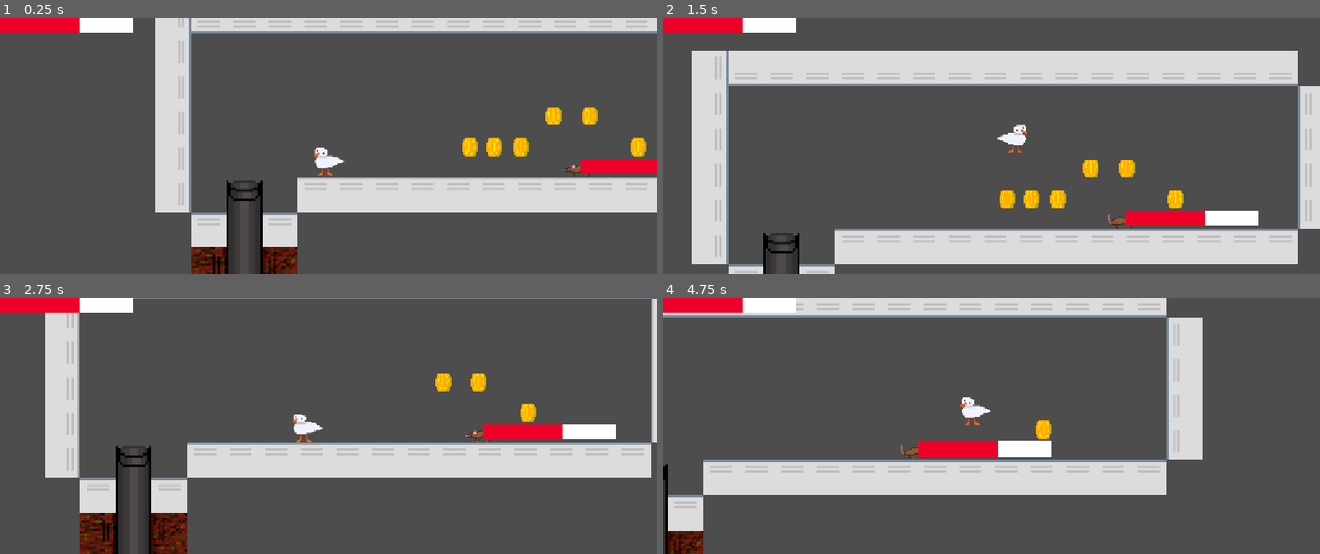
Above: before the commit, frames 1-4 (two rows, left to right).
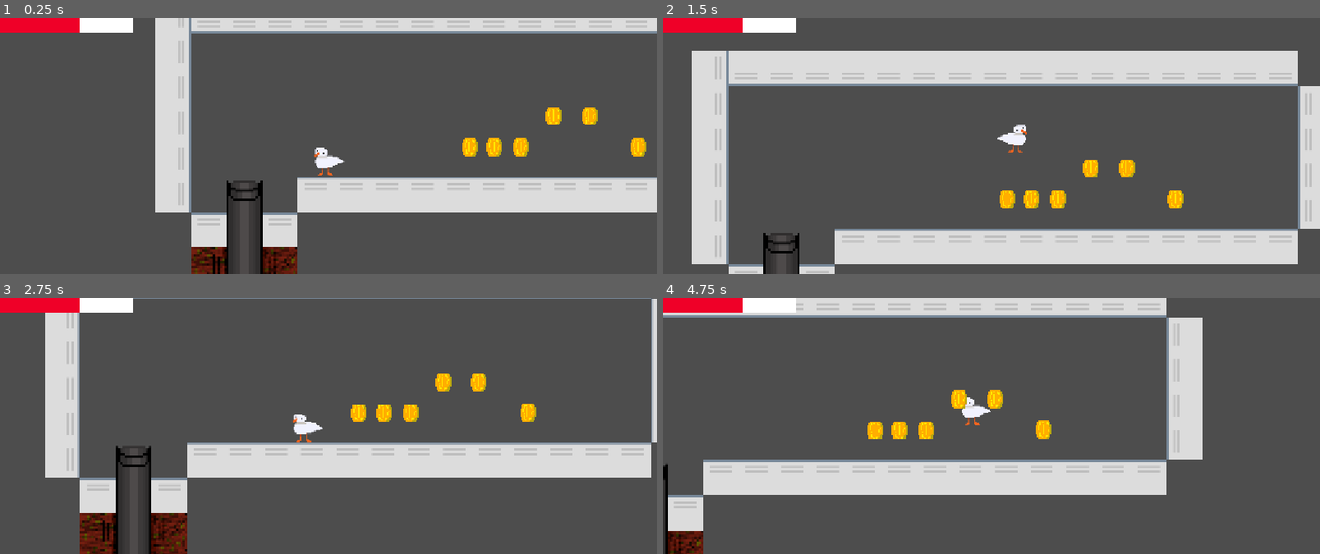
Above: after the commit, the same moments.

Repository: Mango-The-Froot/Duhk
Game: Godot game, scene res://Collab/Scenes/Duhk.tscn
Two runs of this game, one before a commit and one after it. Both use one fixed random seed, a clock stepped at 60 frames per second and the inputs below.
Inputs:
- Up to frame 1 (0.25 s): no input
- Up to frame 2 (1.5 s): tap E at 0.5, 1.25 s; hold Right (Right) from 0.53 s (still down); tap Shift (Dash) at 0.6, 1.35 s; tap Space (Jump) at 0.77, 1.07 s
- Up to frame 3 (2.75 s): tap Space (Jump) at 1.52, 1.82 s; tap E at 2 s; release Right (Right) at 2.03 s; hold Left (Left) from 2.03 s (still down); tap Shift (Dash) at 2.1 s
- Up to frame 4 (4.75 s): tap E at 2.75, 3.5, 4.25 s; release Left (Left) at 2.78 s; hold Right (Right) 2.78-4.28 s; tap Shift (Dash) at 2.85, 3.6, 4.35 s; tap Space (Jump) at 3.02, 3.32, 3.77, 4.07, 4.52 s; hold Left (Left) from 4.28 s (still down)

The runs differ from the first frame. In frame 1, 0.7% of the frame differs, in the area x 85-100%, y 55-63%; in frame 2, 1.3%; in frame 3, 1.7%; in frame 4, 2.2%, in the area x 31-60%, y 35-64%.
Error after the commit: Invalid access to property or key 'money' on a base object of type 'null instance'. (res://label.gd:11)

Commit message:
Added the coin counter back

Diff:
--- a/Collab/Scenes/Duhk.tscn
+++ b/Collab/Scenes/Duhk.tscn
@@ -8,6 +8,7 @@
 [ext_resource type="Texture2D" uid="uid://btrnj1de0mcld" path="res://Collab/Assets/Sprites/Tilemaps/SlopedTiles.png" id="3_sd00l"]
 [ext_resource type="PackedScene" uid="uid://cu3tjhig4vwvq" path="res://Collab/Scenes/HealthBar.tscn" id="4_q4mro"]
 [ext_resource type="PackedScene" uid="uid://cj2kspo4t0gh2" path="res://Collab/Scenes/rat.tscn" id="7_72pde"]
+[ext_resource type="PackedScene" uid="uid://myow3mepvmi" path="res://Collab/Scenes/coin_counter.tscn" id="7_acv23"]
 [ext_resource type="PackedScene" uid="uid://dgkbqx0bb0twb" path="res://Collab/Scenes/check_point.tscn" id="9_pndye"]
 
 [sub_resource type="TileSetAtlasSource" id="TileSetAtlasSource_q4mro"]
@@ -214,6 +215,10 @@
 
 [node name="HealthBar" parent="Player/CanvasLayer" unique_id=331439400 instance=ExtResource("4_q4mro")]
 
+[node name="CoinCounter" parent="Player/CanvasLayer" unique_id=1468149157 instance=ExtResource("7_acv23")]
+offset_top = 25.0
+offset_bottom = 25.0
+
 [node name="Coins" type="Node2D" parent="." unique_id=2051164883]
 
 [node name="Coin1" parent="Coins" unique_id=1346076283 instance=ExtResource("3_qbkui")]
@@ -266,7 +271,7 @@
 shadow_color = Color(0.48235294, 0, 0, 0)
 
 [node name="Rat" parent="." unique_id=1358586519 instance=ExtResource("7_72pde")]
-position = Vector2(644, 341)
+position = Vector2(282, 816)
 
 [node name="checkPoint" parent="." unique_id=1405259099 instance=ExtResource("9_pndye")]
 position = Vector2(-32, 2175)
--- a/Collab/Scenes/coin.gd
+++ b/Collab/Scenes/coin.gd
@@ -4,5 +4,5 @@
 
 
 func _on_body_entered(body: Node2D) -> void:
-	print("+1 coin") #REPLACE WITH COLLECTION LATER
+	$"/root/GlobalData".money += 1
 	queue_free()
--- /dev/null
+++ b/Collab/Scenes/coin_counter.gd
@@ -0,0 +1,11 @@
+extends Label
+
+
+# Called when the node enters the scene tree for the first time.
+func _ready() -> void:
+	pass # Replace with function body.
+
+
+# Called every frame. 'delta' is the elapsed time since the previous frame.
+func _process(delta: float) -> void:
+	self.text = "$" + str(GlobalVar.money)
--- /dev/null
+++ b/Collab/Scenes/coin_counter.tscn
@@ -0,0 +1,17 @@
+[gd_scene format=3 uid="uid://myow3mepvmi"]
+
+[ext_resource type="Script" uid="uid://dqkrh1i27fg6l" path="res://label.gd" id="1_gr72j"]
+
+[node name="CoinCounter" type="Control" unique_id=1468149157]
+layout_mode = 3
+anchors_preset = 15
+anchor_right = 1.0
+anchor_bottom = 1.0
+grow_horizontal = 2
+grow_vertical = 2
+
+[node name="Label" type="Label" parent="." unique_id=153714571]
+layout_mode = 0
+offset_right = 40.0
+offset_bottom = 23.0
+script = ExtResource("1_gr72j")
--- a/Collab/Scenes/rat.tscn
+++ b/Collab/Scenes/rat.tscn
@@ -2,7 +2,6 @@
 
 [ext_resource type="Script" uid="uid://dpdpxthtyns6o" path="res://rat.gd" id="1_r77tc"]
 [ext_resource type="Texture2D" uid="uid://dc4biayh0f3sg" path="res://Collab/Assets/Sprites/RAT_RUNNING.png" id="2_u7ovg"]
-[ext_resource type="PackedScene" uid="uid://cu3tjhig4vwvq" path="res://Collab/Scenes/HealthBar.tscn" id="3_u7ovg"]
 
 [sub_resource type="AtlasTexture" id="AtlasTexture_uaikp"]
 atlas = ExtResource("2_u7ovg")
@@ -59,6 +58,4 @@
 [node name="Direction" type="Timer" parent="." unique_id=1286040095]
 autostart = true
 
-[node name="healthBar" parent="." unique_id=331439400 instance=ExtResource("3_u7ovg")]
-
 [connection signal="timeout" from="Direction" to="." method="_on_direction_timeout"]
--- /dev/null
+++ b/global_var.gd
@@ -0,0 +1,5 @@
+extends Node
+class_name GlobalV
+
+var playerHealth
+var money: int = 0
--- /dev/null
+++ b/label.gd
@@ -0,0 +1,11 @@
+extends Label
+
+
+# Called when the node enters the scene tree for the first time.
+func _ready() -> void:
+	pass # Replace with function body.
+
+
+# Called every frame. 'delta' is the elapsed time since the previous frame.
+func _process(delta: float) -> void:
+	self.text = "$" + str($"/root/GlobalData".money)
--- /dev/null
+++ b/moneyDisplay.gd
@@ -0,0 +1,11 @@
+extends Label
+
+
+# Called when the node enters the scene tree for the first time.
+func _ready() -> void:
+	pass # Replace with function body.
+
+
+# Called every frame. 'delta' is the elapsed time since the previous frame.
+func _process(delta: float) -> void:
+	self.text = "$" + str($global_var.money)
--- a/project.godot
+++ b/project.godot
@@ -14,6 +14,10 @@
 run/main_scene="uid://cv28ldnnaejbv"
 config/features=PackedStringArray("4.6", "Forward Plus")
 config/icon="res://Collab/Assets/Sprites/icon.svg"
+
+[autoload]
+
+GlobalData="*uid://ku73ipupqv1"
 
 [display]
 
Not shown, added: Collab/Scenes/coin_counter.gd.uid
Not shown, added: global_var.gd.uid
Not shown, added: label.gd.uid
Not shown, added: moneyDisplay.gd.uid
